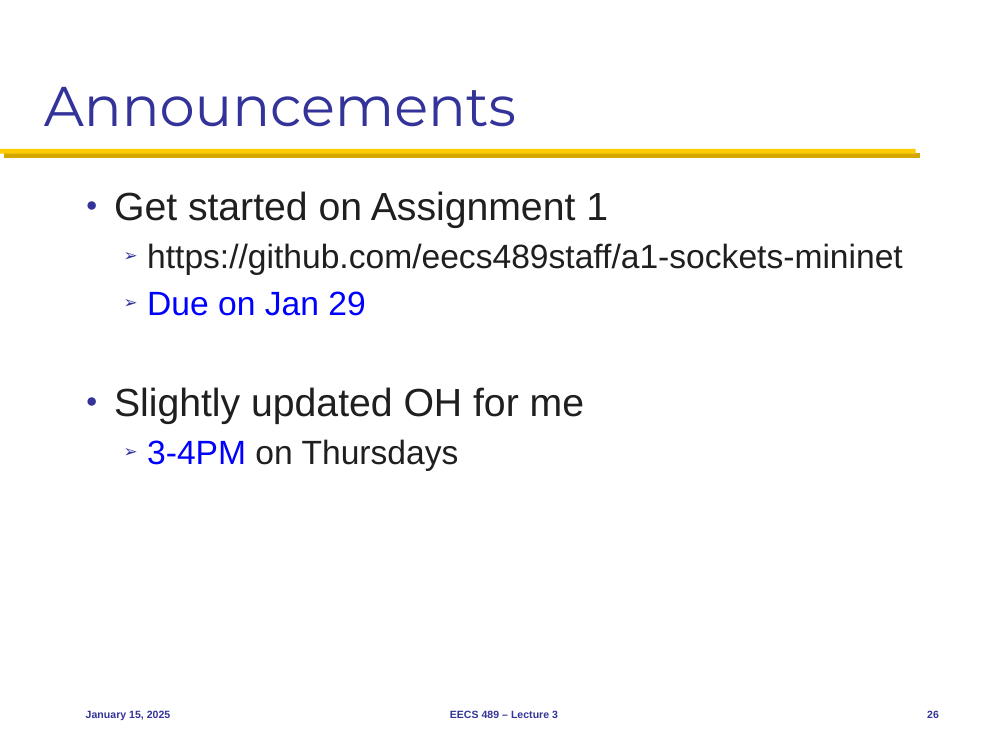
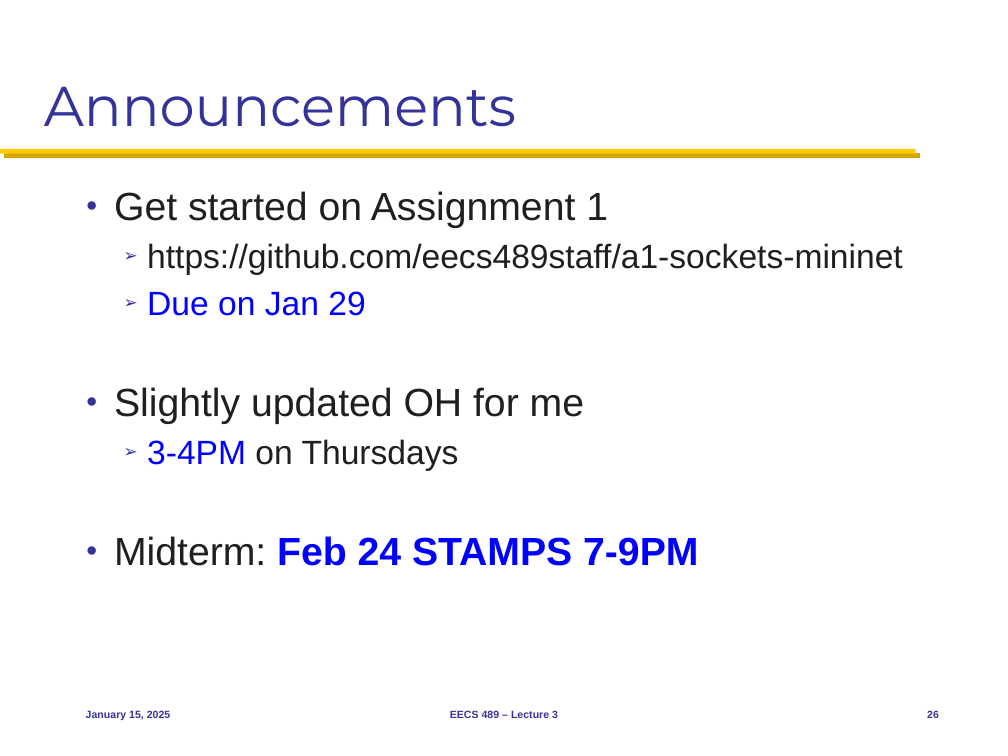
Before and after one commit to mosharaf/eecs489, a slide deck: slide 26 of Slides/011525.pptx. Drawn at 1008x756 pixels with LibreOffice and Linux fonts; fonts in the diff are those of the drawing. Boxes give left, top, right and bottom in pixels: in the first picture for what was removed or moved away, otherwise in the second. Text is boxed around its words. In the diff, an @@ line names an element or a change of style, - is before the commit and + after.

Commit message:
Midterm date/time/location

```diff
--- a/Slides/011525.pptx
+++ b/Slides/011525.pptx
@@ text at (114,536,698,566): paragraph added @@
+● Midterm: Feb 24 STAMPS 7-9PM
```
Also in this commit, not shown: 2 other files.
